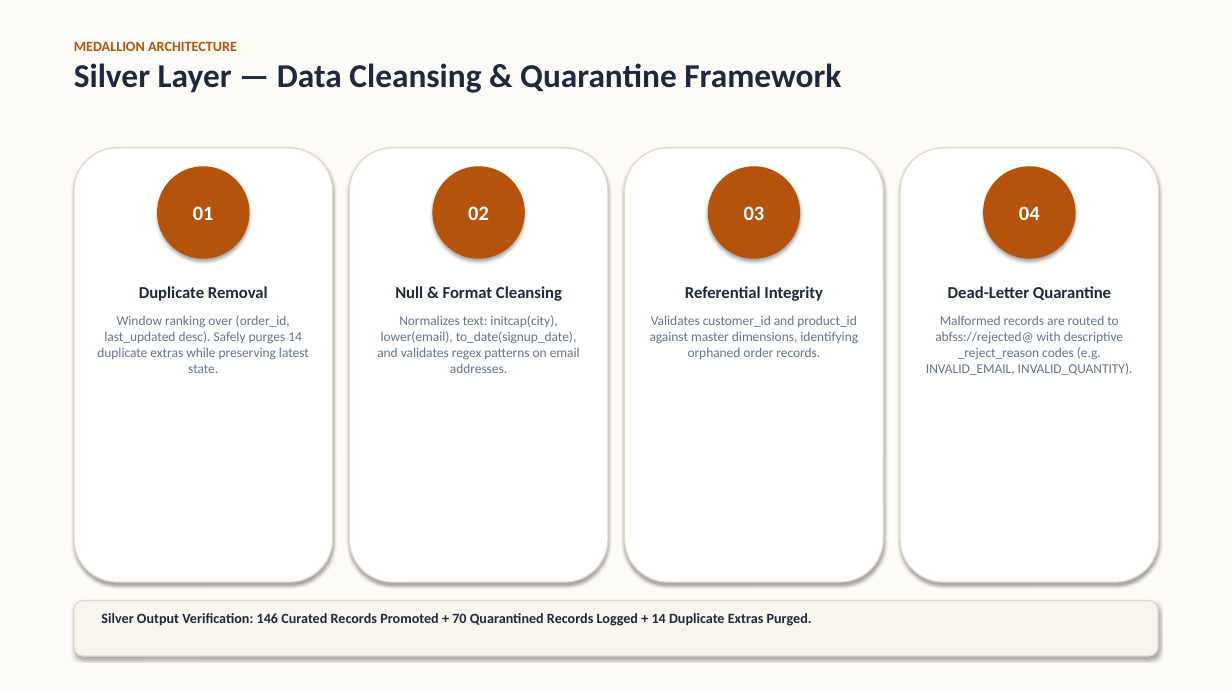
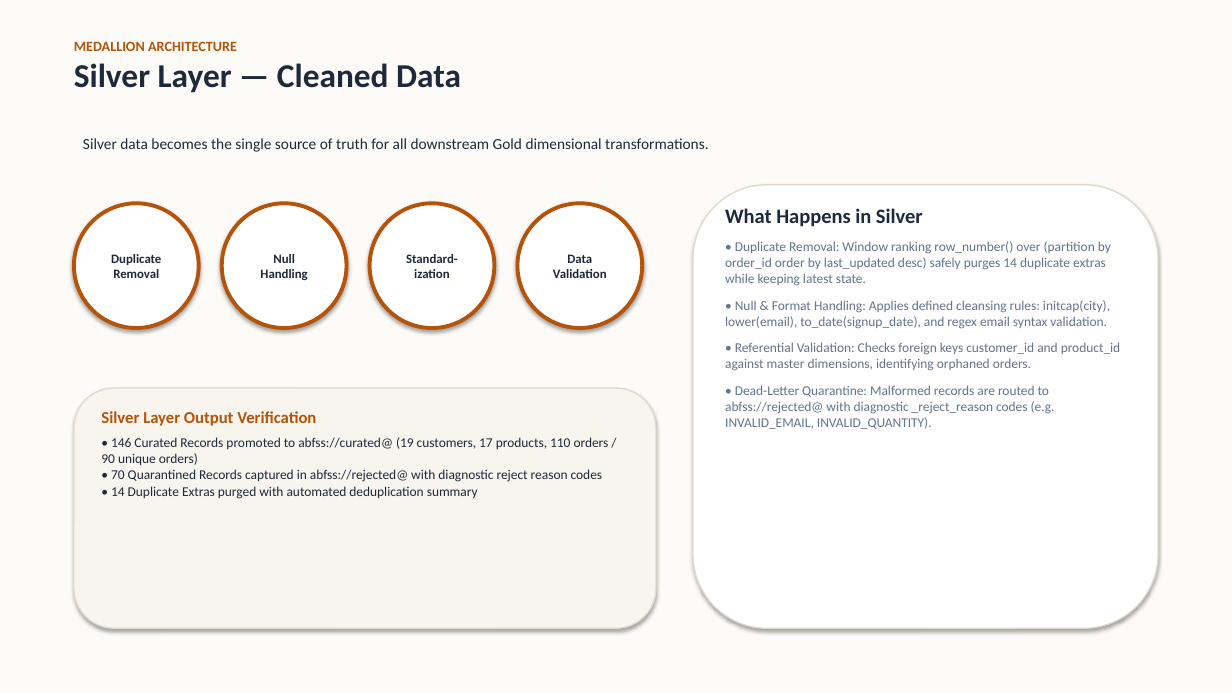
Before and after one commit to Yashchanna/PROJECT_NEXUS_Retail_Intelligence_Real-Time_Data_Analytics, a slide deck: slide 7 of PROJECT_NEXUS_Presentation.pptx. Drawn at 1232x693 pixels with LibreOffice and Linux fonts; fonts in the diff are those of the drawing. Boxes give left, top, right and bottom in pixels: in the first picture for what was removed or moved away, otherwise in the second. Text is boxed around its words. In the diff, an @@ line names an element or a change of style, - is before the commit and + after.

```diff
--- a/PROJECT_NEXUS_Presentation.pptx
+++ b/PROJECT_NEXUS_Presentation.pptx
@@ text at (x1=74, y1=63, x2=461, y2=93): text changed @@
-Silver Layer — Data Cleansing & Quarantine Framework
+Silver Layer — Cleaned Data
@@ rounded rectangle removed at (x1=74, y1=148, x2=333, y2=582) @@
@@ text added at (x1=83, y1=138, x2=708, y2=152), 12 pt, text #1E293B @@
+Silver data becomes the single source of truth for all downstream Gold dimensional transformations.
@@ rounded rectangle removed at (x1=349, y1=148, x2=608, y2=582) @@
@@ rounded rectangle removed at (x1=625, y1=148, x2=884, y2=582) @@
@@ ellipse removed at (x1=708, y1=166, x2=800, y2=259) @@
-03
@@ ellipse removed at (x1=983, y1=166, x2=1076, y2=259) @@
-04
@@ ellipse "Duplicate Removal" resized from (x1=157, y1=166, x2=250, y2=259) to (x1=74, y1=203, x2=199, y2=328) @@
@@ ellipse "Duplicate Removal" at (x1=74, y1=203, x2=199, y2=328): fill #B45309 to #FFFFFF; outline none to #B45309 3 pt @@
@@ ellipse added at (x1=222, y1=203, x2=347, y2=328), fill #FFFFFF, outline #B45309 3 pt, 10 pt, text #1E293B, bold @@
+Null
+Handling
@@ ellipse added at (x1=370, y1=203, x2=494, y2=328), fill #FFFFFF, outline #B45309 3 pt, 10 pt, text #1E293B, bold @@
+Standard-
+ization
@@ ellipse "Data Validation" at (x1=518, y1=203, x2=642, y2=328): fill #B45309 to #FFFFFF; outline none to #B45309 3 pt @@
@@ ellipse "Data Validation" resized from (x1=433, y1=166, x2=525, y2=259) to (x1=518, y1=203, x2=642, y2=328) @@
@@ rounded rectangle resized from (x1=900, y1=148, x2=1159, y2=582) to (x1=693, y1=185, x2=1158, y2=628) @@
@@ text added at (x1=725, y1=208, x2=1121, y2=429), 10.5 pt, text #64748B @@
+What Happens in Silver
+• Duplicate Removal: Window ranking row_number() over (partition by order_id order by last_updated desc) safely purges 14 duplicate extras while keeping latest state.
+• Null & Format Handling: Applies defined cleansing rules: initcap(city), lower(email), to_date(signup_date), and regex email syntax validation.
+• Referential Validation: Checks foreign keys customer_id and product_id against master dimensions, identifying orphaned orders.
+• Dead-Letter Quarantine: Malformed records are routed to abfss://rejected@ with diagnostic _reject_reason codes (e.g. INVALID_EMAIL, INVALID_QUANTITY).
@@ text in ellipse at (x1=111, y1=254, x2=161, y2=278): text changed; size 16 to 10 pt; text colour #FFFFFF to #1E293B @@
-01
+Duplicate
+Removal
@@ text in ellipse at (x1=553, y1=254, x2=607, y2=278): text changed; size 16 to 10 pt; text colour #FFFFFF to #1E293B @@
-02
+Data
+Validation
@@ text removed at (x1=97, y1=286, x2=309, y2=373) @@
-Duplicate Removal
-Window ranking over (order_id, last_updated desc). Safely purges 14 duplicate extras while preserving latest state.
@@ text removed at (x1=377, y1=286, x2=580, y2=373) @@
-Null & Format Cleansing
-Normalizes text: initcap(city), lower(email), to_date(signup_date), and validates regex patterns on email addresses.
@@ text removed at (x1=650, y1=286, x2=858, y2=359) @@
-Referential Integrity
-Validates customer_id and product_id against master dimensions, identifying orphaned order records.
@@ text removed at (x1=926, y1=286, x2=1133, y2=375) @@
-Dead-Letter Quarantine
-Malformed records are routed to abfss://rejected@ with descriptive _reject_reason codes (e.g. INVALID_EMAIL, INVALID_QUANTITY).
@@ rounded rectangle added at (x1=74, y1=388, x2=656, y2=628), fill #F8F4EE, outline #E2D9CC 1 pt @@
@@ text added at (x1=101, y1=411, x2=609, y2=499), 10.5 pt, text #1E293B @@
+Silver Layer Output Verification
+• 146 Curated Records promoted to abfss://curated@ (19 customers, 17 products, 110 orders / 90 unique orders)
+• 70 Quarantined Records captured in abfss://rejected@ with diagnostic reject reason codes
+• 14 Duplicate Extras purged with automated deduplication summary
@@ rounded rectangle removed at (x1=74, y1=601, x2=1158, y2=656) @@
@@ text removed at (x1=101, y1=613, x2=812, y2=626) @@
-Silver Output Verification: 146 Curated Records Promoted + 70 Quarantined Records Logged + 14 Duplicate Extras Purged.
```
Also in this commit, not shown: 10 other slides changed, 9 slides added, 9 slides removed, 8 other files.
